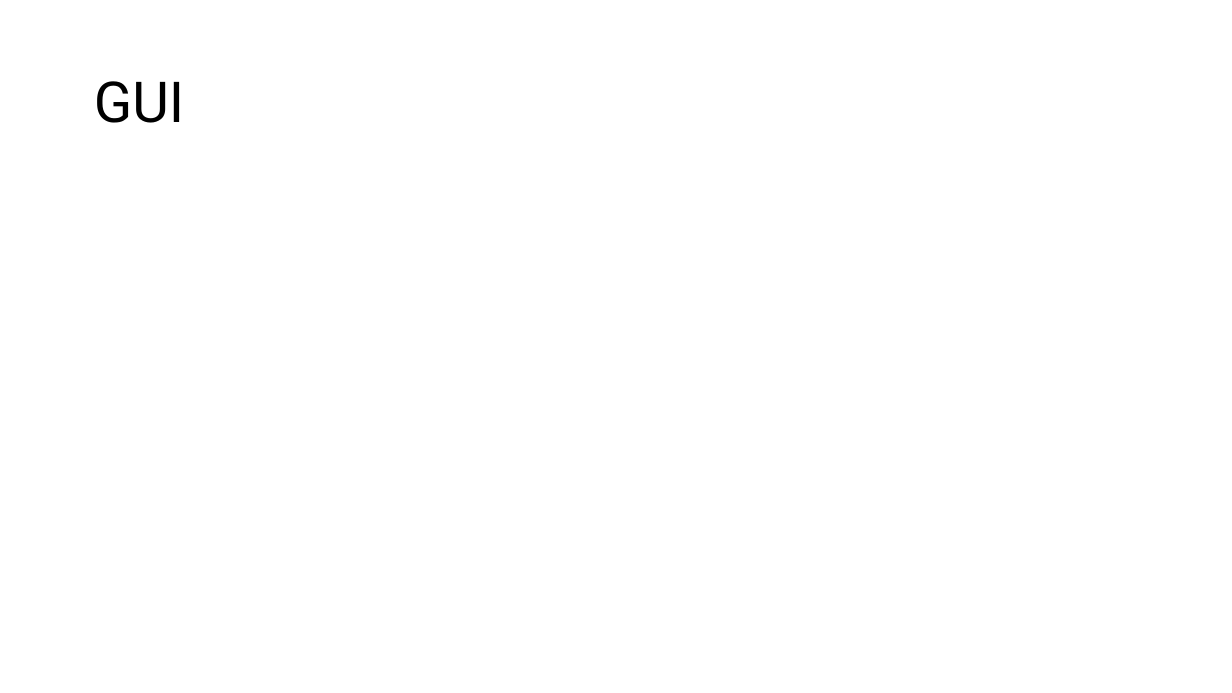
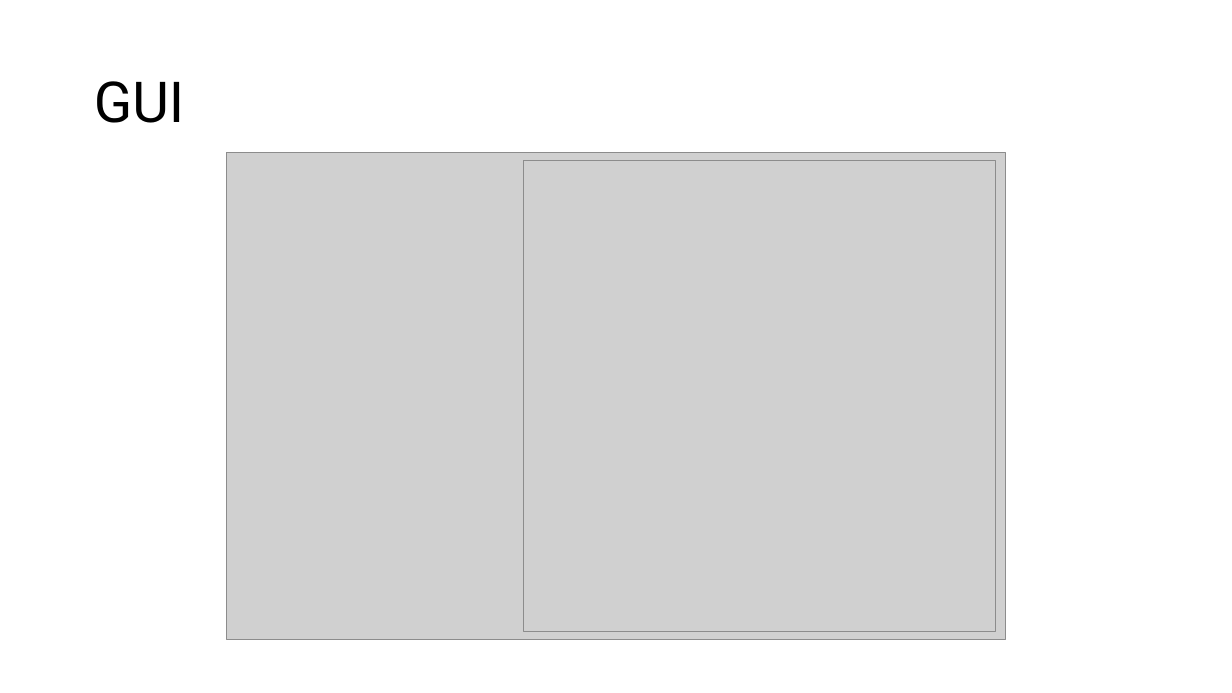
Before and after one commit to Jirung-E/Script_termproject, a slide deck: slide 2 of docs/스크립트언어 텀프로젝트.pptx. Drawn at 1232x693 pixels with LibreOffice and Linux fonts; fonts in the diff are those of the drawing; grey boxes stand for pictures. Boxes give left, top, right and bottom in pixels: in the first picture for what was removed or moved away, otherwise in the second. Text is boxed around its words. In the diff, an @@ line names an element or a change of style, - is before the commit and + after.

```diff
--- a/docs/스크립트언어 텀프로젝트.pptx
+++ b/docs/스크립트언어 텀프로젝트.pptx
@@ picture added at bbox=[226, 152, 1005, 640] @@
@@ picture added at bbox=[524, 161, 995, 632] @@
```
Also in this commit, not shown: 2 slides added, 6 other files.
